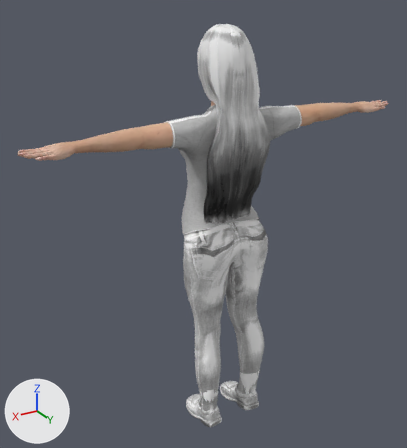
The glTF model rig/woman.glb, before and after one commit.
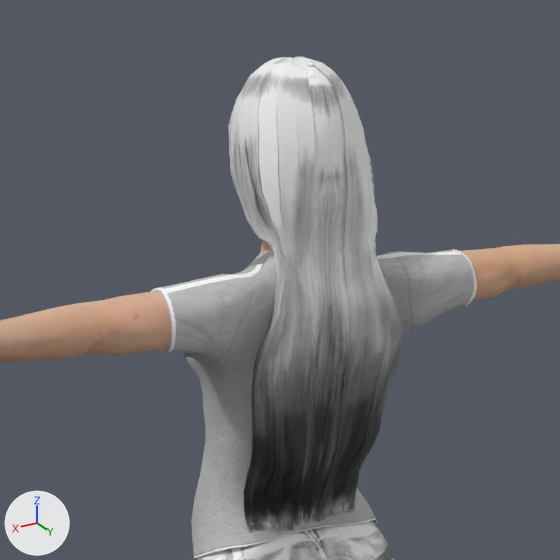
There are two pictures of each version: one whole from a camera (50 mm lens) standing at (1.1, 1.646, 1.752) and looking at (0.05, -0.103, 0.878), one close up on the part from 25% to 83% of the width and 0% to 53% of the height. The lights are fixed; the arrows at lower left show +X, +Y and +Z. The first two pictures are the older version.

The first close-up shows 'Human', 'Human.female_casualsuit01', 'Human.long01'.
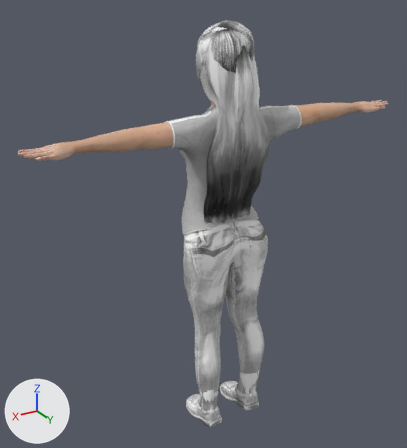
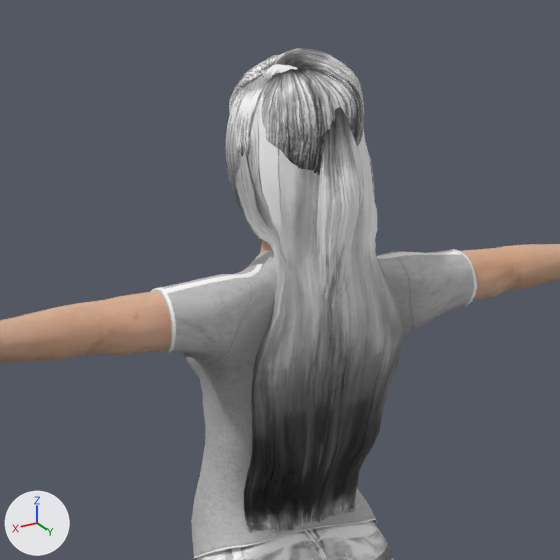
Diff of the bpy script that builds the scene:
```diff
--- a/rig/woman.glb.py
+++ b/rig/woman.glb.py
@@ img_short02_diffuse @@
+img_short02_diffuse = load_image('short02_diffuse', '_unpacked/short02_diffuse', 512, 512, 'sRGB')
@@ img_ponytail01_diffuse @@
+img_ponytail01_diffuse = load_image('ponytail01_diffuse', '_unpacked/ponytail01_diffuse', 512, 512, 'sRGB')
@@ img_bob02_diffuse @@
+img_bob02_diffuse = load_image('bob02_diffuse', '_unpacked/bob02_diffuse', 512, 512, 'sRGB')
@@ img_bob01_diffuse @@
+img_bob01_diffuse = load_image('bob01_diffuse', '_unpacked/bob01_diffuse', 512, 512, 'sRGB')
@@ mat_human_short02 @@
+mat_human_short02 = principled_material('Human.short02')
+mat_human_short02.texture = img_short02_diffuse  # with its transparency
+mat_human_short02.roughness = 0.7
@@ mat_human_ponytail01 @@
+mat_human_ponytail01 = principled_material('Human.ponytail01')
+mat_human_ponytail01.texture = img_ponytail01_diffuse  # with its transparency
+mat_human_ponytail01.roughness = 0.7
@@ mat_human_bob02 @@
+mat_human_bob02 = principled_material('Human.bob02')
+mat_human_bob02.texture = img_bob02_diffuse  # with its transparency
+mat_human_bob02.roughness = 0.7
@@ mat_human_bob01 @@
+mat_human_bob01 = principled_material('Human.bob01')
+mat_human_bob01.texture = img_bob01_diffuse  # with its transparency
+mat_human_bob01.roughness = 0.7
@@ me_short02 @@
+me_short02.from_pydata(...)  # 1755 vertices, 3344 faces; spans x -0.088..0.081, y -0.158..0.038, z 1.423..1.625
+me_short02.materials.append(mat_human_short02)  # picture img_short02_diffuse
@@ me_ponytail01 @@
+me_ponytail01.from_pydata(...)  # 3676 vertices, 5344 faces; spans x -0.075..0.073, y -0.135..0.107, z 1.254..1.619
+me_ponytail01.materials.append(mat_human_ponytail01)  # picture img_ponytail01_diffuse
@@ me_bob02 @@
+me_bob02.from_pydata(...)  # 1577 vertices, 2248 faces; spans x -0.09..0.092, y -0.16..0.052, z 1.395..1.62
+me_bob02.materials.append(mat_human_bob02)  # picture img_bob02_diffuse
@@ me_bob01 @@
+me_bob01.from_pydata(...)  # 4964 vertices, 8167 faces; spans x -0.111..0.095, y -0.171..0.067, z 1.394..1.633
+me_bob01.materials.append(mat_human_bob01)  # picture img_bob01_diffuse
@@ ob_human_short02 @@
+ob_human_short02 = bpy.data.objects.new('Human.short02', me_short02)
+ob_human_short02.location = (0.0, 0.0, 0.0)
@@ ob_human_ponytail01 @@
+ob_human_ponytail01 = bpy.data.objects.new('Human.ponytail01', me_ponytail01)
+ob_human_ponytail01.location = (0.0, 0.0, 0.0)
@@ ob_human_bob02 @@
+ob_human_bob02 = bpy.data.objects.new('Human.bob02', me_bob02)
+ob_human_bob02.location = (0.0, 0.0, 0.0)
@@ ob_human_bob01 @@
+ob_human_bob01 = bpy.data.objects.new('Human.bob01', me_bob01)
+ob_human_bob01.location = (0.0, 0.0, 0.0)
```

Changed parts and their boxes [x1, y1, x2, y2] in the close-ups (560 x 560 px):
'Human.bob01', added
    after: [229, 48, 364, 175]
'Human.ponytail01', added
    after: [315, 107, 364, 311]
'Human.bob02', added (mostly hidden)
    after: [226, 67, 298, 212]
'Human.short02', added (mostly hidden)
    after: [233, 54, 286, 107]
